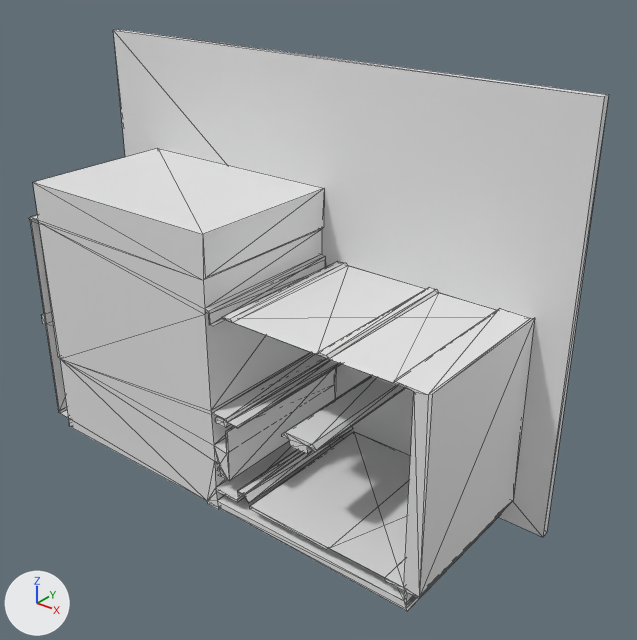
Two versions of the glTF model version one/out_3d/28_4.glb, one commit apart.
Camera for both pictures: a camera (50 mm lens) standing at (14.77, -12.02, 10.02) and looking at (6.06, -1.13, 3.27). Lighting does not change. The marker at lower left points along +X, +Y and +Z. Mesh edges are drawn as thin lines. Where no turn or scale is listed for an object, it has been applied to the vertices.

The first picture shows 'geometry_0'.
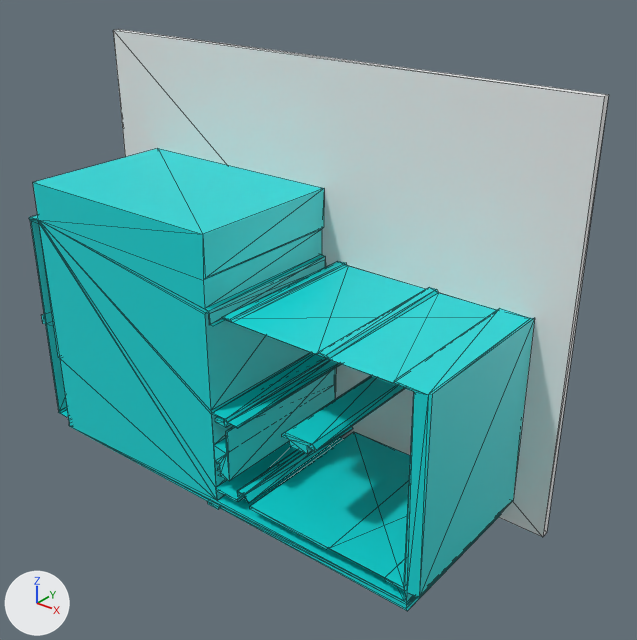
Boxes (x1, y1, x2, y2) around the edits, measured in the pictures (637 x 640 px; the box of a moved part takes in the faces that stretch with it):
part 1 of me_geometry_0, moved or reshaped
    both: (29, 182, 428, 608)
part 2 of me_geometry_0, recoloured (grey to cyan)
    both: (30, 30, 562, 611)

The change, as a diff of the scene's bpy script:
```diff
--- a/version one/out_3d/28_4.glb.py
+++ b/version one/out_3d/28_4.glb.py
@@ mat_defaultmaterial @@
+mat_defaultmaterial = bpy.data.materials.new('DefaultMaterial')
+mat_defaultmaterial.use_nodes = True; mat_defaultmaterial.node_tree.nodes.clear()
+_N = mat_defaultmaterial.node_tree.nodes; _L = mat_defaultmaterial.node_tree.links
+n0 = _N.new('ShaderNodeOutputMaterial'); n0.name = 'Material Output'
+n1 = _N.new('ShaderNodeBsdfPrincipled'); n1.name = 'Principled BSDF'
+n2 = _N.new('ShaderNodeVertexColor'); n2.name = 'Color Attribute'
+_L.new(n1.outputs[0], n0.inputs[0])  # 'BSDF' to 'Surface'
+_L.new(n2.outputs[0], n1.inputs[0])  # 'Color' to 'Base Color'
@@ me_geometry_0 @@
 # used by ob_geometry_0; location = (0.0, 0.0, 0.0)
-me_geometry_0.from_pydata(...)  # 262 vertices, 508 faces; spans x 0.0..10.23, y -3.15..0.0, z 0.0..7.52
+me_geometry_0.from_pydata(...)  # 264 vertices, 512 faces; spans x 0.0..10.23, y -3.15..0.0, z 0.0..7.52
+# me_geometry_0 part 1
+# 2 vertices are removed from x 5.9, y -3.15..-0.15, z 4.0
+# 150 faces are deleted
+# 4 vertices are added at (5.91, -0.15, 4.0), (5.91, -0.15, 3.97), (5.91, -3.15, 4.0), (5.91, -3.15, 3.97)
+# 154 new faces join them
+# me_geometry_0 part 2: 358 faces spanning x 0.0..10.23, y -3.15..0.0, z 0.0..7.52 switch from no material to mat_defaultmaterial
```
